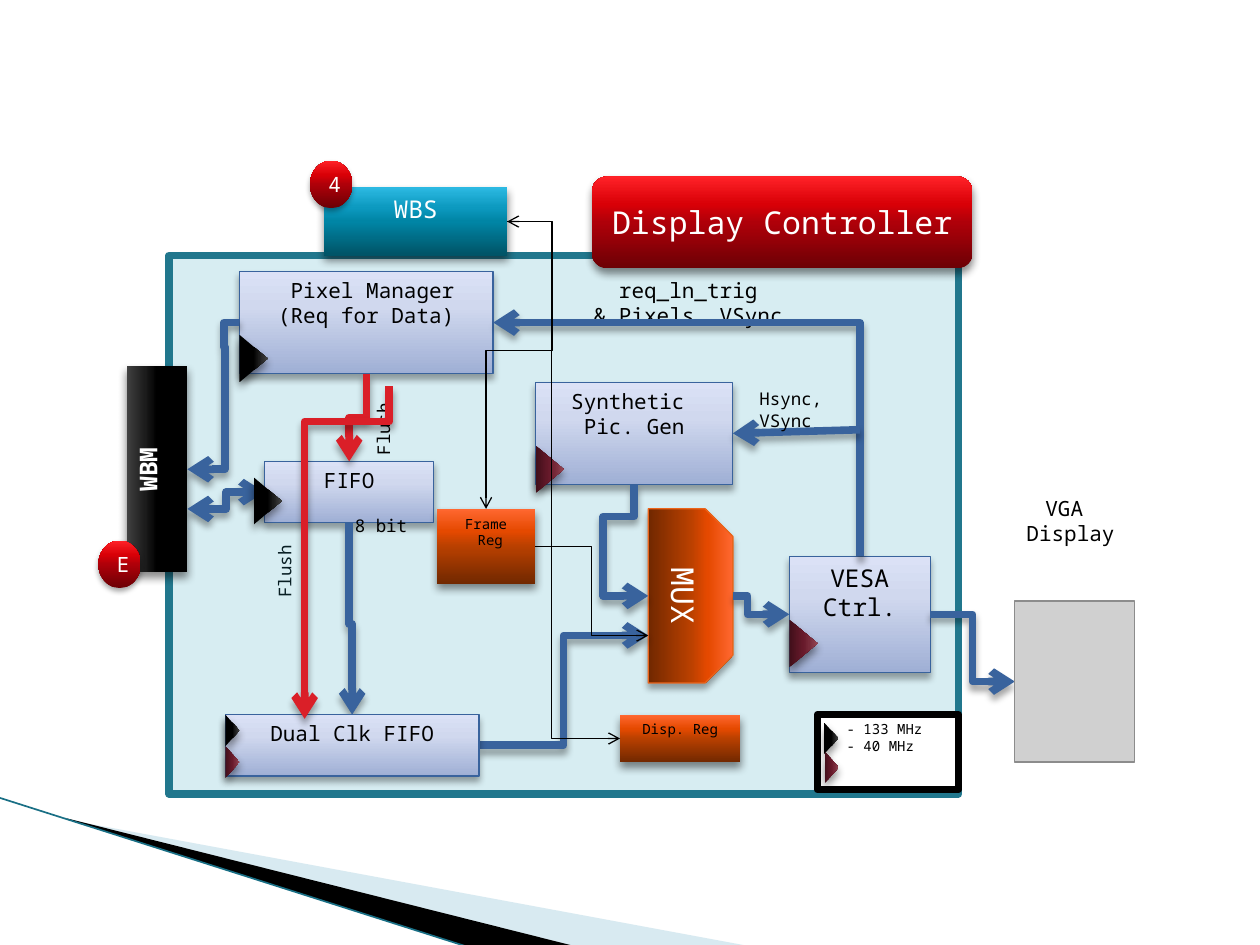
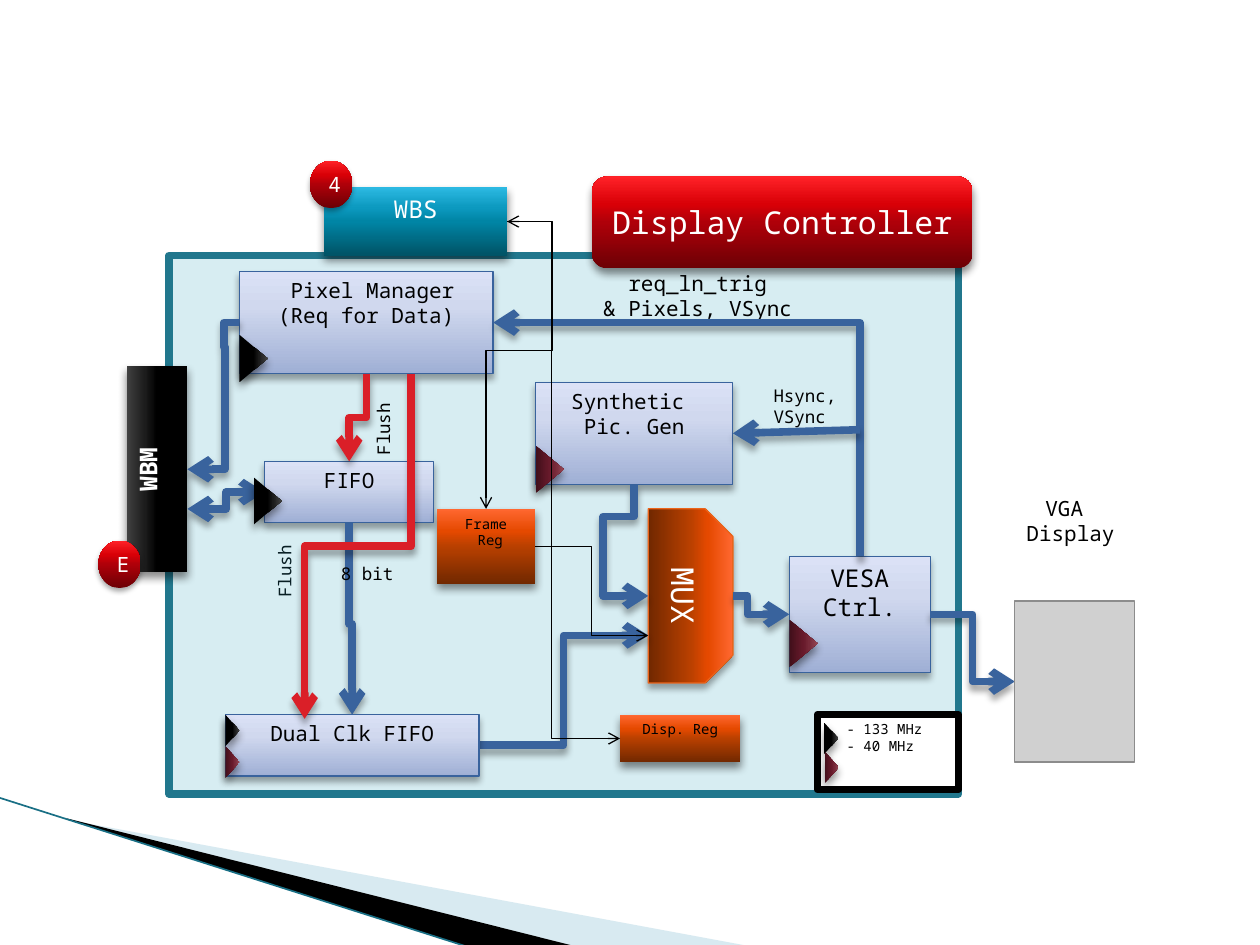
Before and after one commit to shizzz88/image-rotation-technion-ee, a slide deck: slide 15 of Presentation/Mid_Presentation.pptx (slide 25 before the commit). Drawn at 1260x945 pixels with LibreOffice and Linux fonts; fonts in the diff are those of the drawing; grey boxes stand for pictures; background and template pictures are left out. Boxes give left, top, right and bottom in pixels: in the first picture for what was removed or moved away, otherwise in the second. Text is boxed around its words. In the diff, an @@ line names an element or a change of style, - is before the commit and + after.

```diff
--- a/Presentation/Mid_Presentation.pptx
+++ b/Presentation/Mid_Presentation.pptx
@@ text "req_ln_trig" rewrapped from bbox=[619, 282, 783, 328] to bbox=[628, 271, 792, 323] @@
@@ elbow arrow moved from (389, 387) - (305, 719) to (411, 374) - (305, 719) @@
@@ text "Hsync,": place and size @@
-text "Hsync," at bbox=[759, 392, 822, 432]
+text "Hsync," at bbox=[774, 389, 837, 429]
@@ text "8 bit": place and size @@
-text "8 bit" at bbox=[355, 518, 407, 538]
+text "8 bit" at bbox=[341, 564, 393, 586]
```
Also in this commit, not shown: 5 other slides changed, 8 slides added, 18 slides removed, 1 other file.
